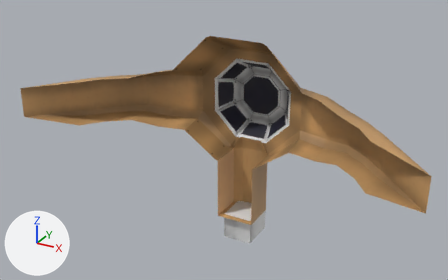
What one commit did to the FBX model Assets/cockpit.fbx.
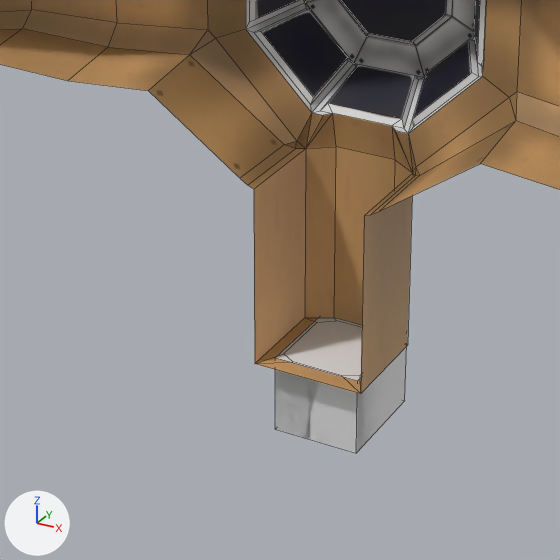
Each version is shown whole from a 50 mm camera at (0.061, -0.1202, 0.0501) aimed at (-0.0017, -0.0062, -0.0069), then close up on the part from 31% to 70% of the width and 36% to 99% of the height. Lighting does not change. The marker at lower left points along +X, +Y and +Z. The close-ups show mesh edges as thin lines. Objects named as collision shapes, trigger or cutter boxes, shadow casters or lower levels of detail are left out. Where no turn or scale is listed for an object, it has been applied to the vertices. Vertices at the same position are counted once.

Objects in the first close-up: 'airlock', 'cockpit', 'stairs'.
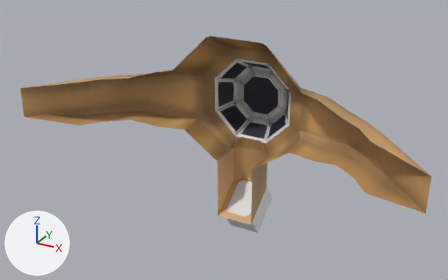
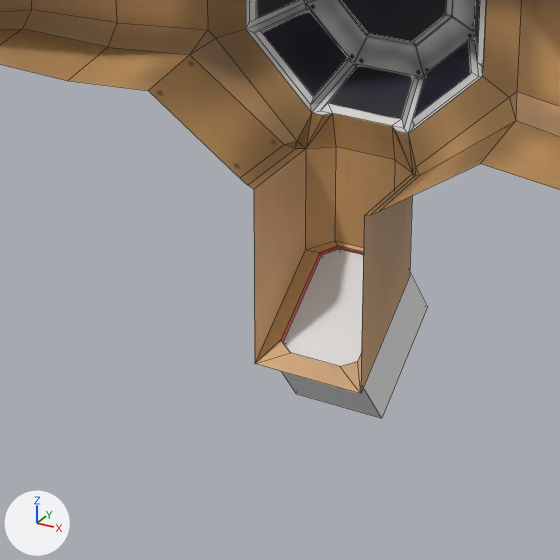
Commit message: Rotated airlock to fix the "The door is blocked" message.

Where the newer file only moved an object's origin or applied its transform, the numbers keep the older frame.

Pixel boxes (x1, y1, x2, y2) of what changed, in the close-ups (560 x 560 px; the box of a moved part takes in the faces that stretch with it):
'airlock', reshaped, moved, turned
    before: (275, 347, 407, 453)
    after: (281, 249, 428, 418)
'stairs', reshaped (not visible afterwards)
    before: (275, 317, 404, 453)
part 2 of me_cockpit, moved or reshaped
    both: (254, 147, 412, 394)

The change in detail:
me_stairs has 8 vertices, 6 faces and spans x -0.0036..0.0036, y -0.00441..0.00441, z -0.00326..0.00326.
me_stairs is used by ob_stairs; location (0.0, 0.00178, -0.03192).
Part 1, on me_stairs:
Vertex 0 of me_stairs moves from (-0.0036, -0.00441, -0.00326) at pixel (275, 429) to (-0.0036, -0.00019, -0.00148).
Vertex 1 of me_stairs moves from (-0.0036, 0.00441, -0.00326) to (-0.0036, 0.00701, 0.00388).
Vertex 2 of me_stairs moves from (0.0036, 0.00441, -0.00326) at pixel (404, 400) to (0.0036, 0.00701, 0.00388).
Vertex 3 of me_stairs moves from (0.0036, -0.00441, -0.00326) at pixel (356, 453) to (0.0036, -0.00019, -0.00148).
Vertex 4 of me_stairs moves from (-0.0036, -0.00441, 0.00326) at pixel (275, 357) to (-0.0036, -0.00407, 0.00373).
Vertex 5 of me_stairs moves from (-0.0036, 0.00441, 0.00326) to (-0.0036, 0.00314, 0.00909).
Vertex 6 of me_stairs moves from (0.0036, 0.00441, 0.00326) at pixel (407, 330) to (0.0036, 0.00314, 0.00909).
Vertex 7 of me_stairs moves from (0.0036, -0.00441, 0.00326) at pixel (357, 380) to (0.0036, -0.00407, 0.00373).
me_cockpit is used by ob_cockpit; location (0.0, 0.0, 0.0); rotation (0.0, 0.0, 3.142), in degrees (0, 0, 180); scale (0.01, 0.01, 0.01).
me_cockpit had 288 vertices, 326 faces and spanned x -4.67..4.67, y -0.95..2.26, z -3.03..1.63.
me_cockpit now has 320 vertices, 382 faces and spans x -4.67..4.67, y -0.95..2.26, z -2.87..1.63.
Part 2, on me_cockpit:
10 vertices in x -0.17..0.16, y 0.09..0.1, z -3.0..-2.99 move by (0.0, -0.01, 0.21).
6 vertices in x -0.16..0.15, y 0.09..0.1, z -3.02..-3.01 move by (0.0, -0.02, 0.22).
6 vertices in x -0.17..0.16, y -0.29, z -3.0..-2.99 move by (0.0, -0.12, 0.58).
4 vertices in x -0.17..0.16, y 0.1, z -2.95 move by (0.0, 0.01, 0.2).
4 vertices in x -0.17..0.16, y -0.29, z -2.95 move by (0.0, -0.1, 0.57).
4 vertices in x -0.16..0.15, y -0.3..-0.29, z -3.02..-3.01 move by (0.0, -0.13, 0.59).
58 vertices move from x -0.46..0.46, y -0.53..0.25, z -3.03..-2.87 to x -0.46..0.46, y -0.53..0.28, z -2.82..-2.17.
me_airlock has 8 vertices, 6 faces and spans x -0.36..0.36, y -0.441..0.441, z -0.326..0.326.
me_airlock is used by ob_airlock; parent ob_cockpit; location (0.0, -0.178, -3.192); rotation (0.0, 0.0, -3.142), in degrees (0, 0, -180).
Part 3, on me_airlock:
Vertex 0 of me_airlock moves from (-0.36, -0.441, -0.326) at pixel (275, 429) to (-0.384, -0.558, -0.368) at pixel (296, 393).
Vertex 1 of me_airlock moves from (-0.36, 0.441, -0.326) to (-0.384, 0.465, -0.368).
Vertex 2 of me_airlock moves from (0.36, 0.441, -0.326) at pixel (404, 400) to (0.384, 0.465, -0.368) at pixel (427, 306).
Vertex 3 of me_airlock moves from (0.36, -0.441, -0.326) at pixel (356, 453) to (0.384, -0.558, -0.368) at pixel (381, 418).
Vertex 4 of me_airlock moves from (-0.36, -0.441, 0.326) at pixel (275, 357) to (-0.384, -0.558, 0.349).
Vertex 5 of me_airlock moves from (-0.36, 0.441, 0.326) to (-0.384, 0.465, 0.349).
Vertex 6 of me_airlock moves from (0.36, 0.441, 0.326) at pixel (407, 330) to (0.384, 0.465, 0.349).
Vertex 7 of me_airlock moves from (0.36, -0.441, 0.326) at pixel (357, 380) to (0.384, -0.558, 0.349).
Object 'airlock' (ob_airlock) moves from (0.0, -0.178, -3.192) to (0.0, -0.364, -2.785).
Object 'airlock' (ob_airlock) turns from (0, 0, -180) to (37, 0, -180) degrees about x, y and z.
